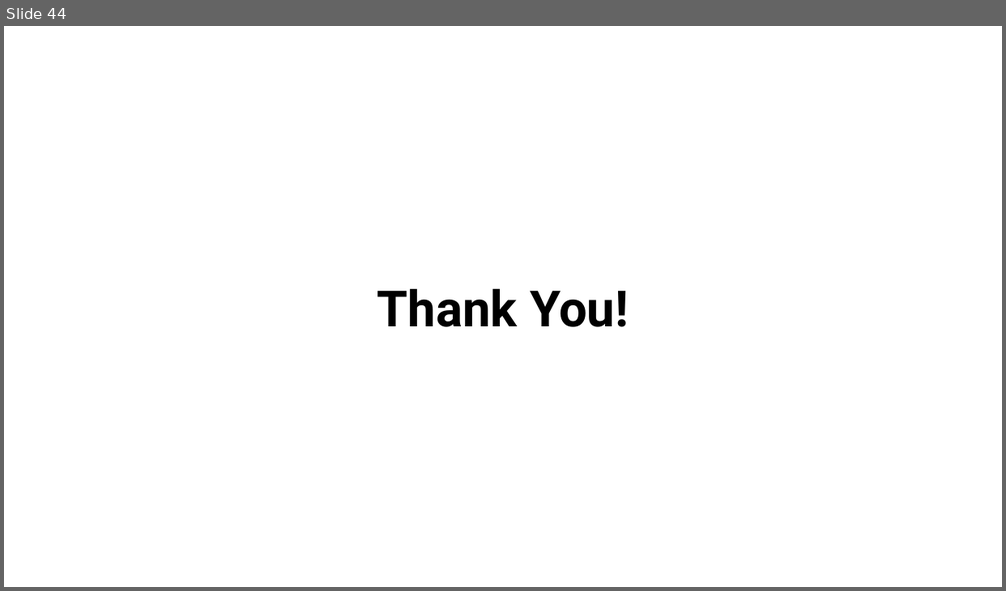
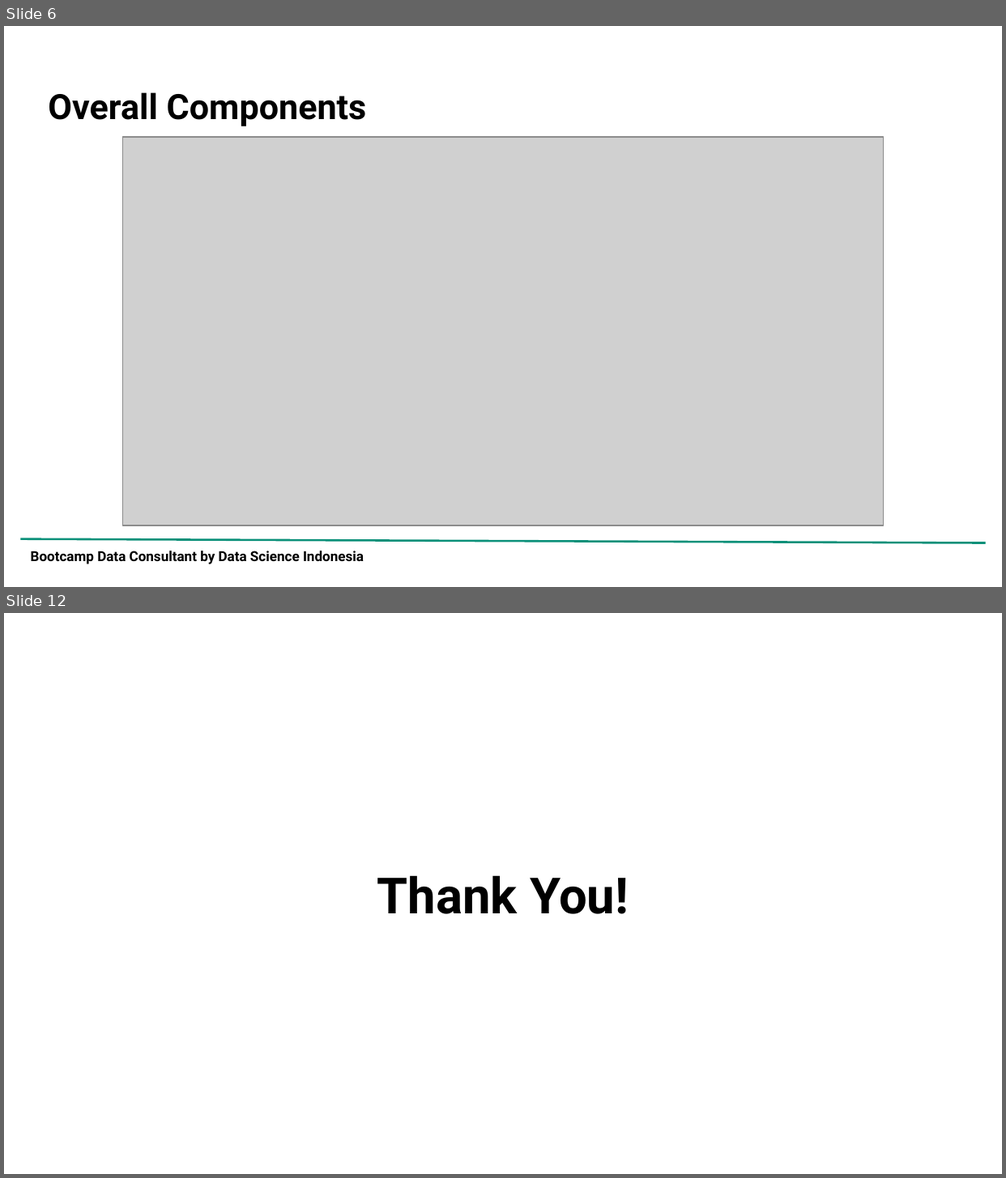
Before and after one commit to adrn-mm/DSLS_Mini-Project-DA_Adrian-Maulana-Muhammad, a slide deck: reports/Project Report_Mini Project DA_Adrian Maulana Muhammad.pptx. Shown one above the other, each under a label of ours: slide 44 before the commit, slides 6 and 12 after it; the slides between them are not shown. The pictures are 1006x591 and 1006x1178 pixels, drawn with LibreOffice and Linux fonts; fonts in the diff are those of the drawing; grey boxes stand for pictures; background and template pictures are left out. Boxes give left, top, right and bottom in pixels: in the first picture for what was removed or moved away, otherwise in the second. Text is boxed around its words. In the diff, an @@ line names an element or a change of style, - is before the commit and + after.

```diff
--- a/reports/Project Report_Mini Project DA_Adrian Maulana Muhammad.pptx
+++ b/reports/Project Report_Mini Project DA_Adrian Maulana Muhammad.pptx
@@ slide 6 added at bbox=[4, 26, 1002, 587], background picture (left out) @@
@@ title added at bbox=[48, 92, 367, 126], 25.2 pt, text #000000, bold @@
+Overall Components
@@ picture added at bbox=[123, 137, 883, 526] @@
@@ line added from (21, 539) to (985, 543), #0A9079 1.5 pt @@
@@ text added at bbox=[31, 551, 364, 565], 10 pt, text #000000, bold @@
+Bootcamp Data Consultant by Data Science Indonesia
@@ what was slide 44 is now slide 12 @@
```
Also in this commit, not shown: 7 slides changed, 3 other slides added, 36 slides removed, 1 other file.
